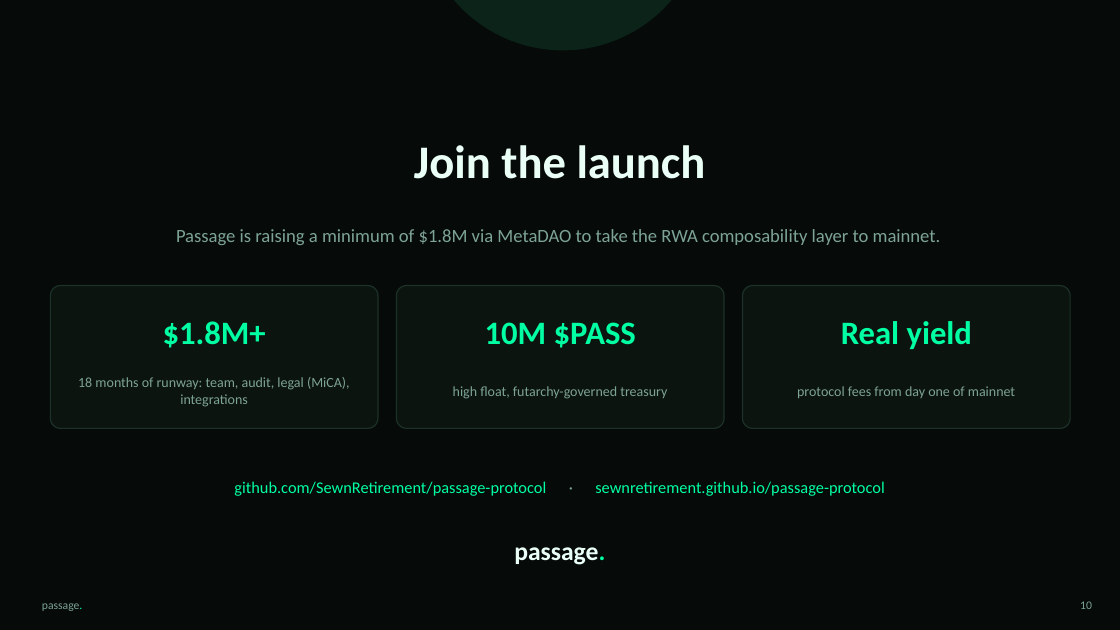
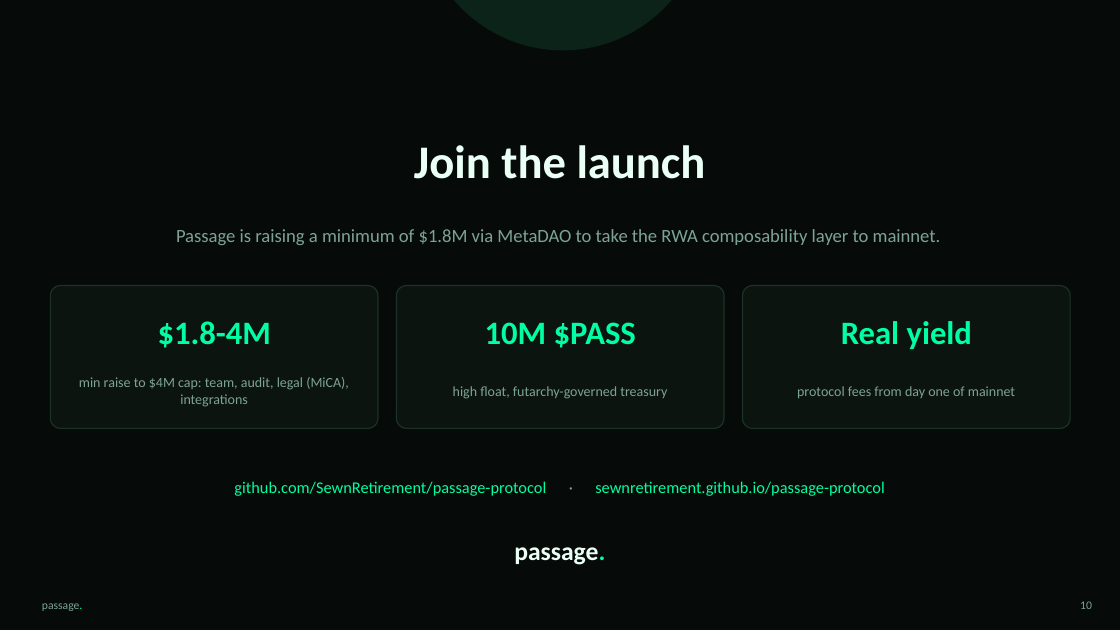
Before and after one commit to SewnRetirement/Passage-Protocol, a slide deck: slide 10 of assets/passage-deck.pptx. Drawn at 1120x630 pixels with LibreOffice and Linux fonts; fonts in the diff are those of the drawing. Boxes give left, top, right and bottom in pixels: in the first picture for what was removed or moved away, otherwise in the second. Text is boxed around its words. In the diff, an @@ line names an element or a change of style, - is before the commit and + after.

```diff
--- a/assets/passage-deck.pptx
+++ b/assets/passage-deck.pptx
@@ text at (x1=158, y1=321, x2=271, y2=348): text changed @@
-$1.8M+
+$1.8-4M
@@ text at (x1=79, y1=377, x2=349, y2=407): text changed @@
-18 months of runway: team, audit, legal (MiCA), integrations
+min raise to $4M cap: team, audit, legal (MiCA), integrations
```
Also in this commit, not shown: 1 other slide changed, 2 other files.
